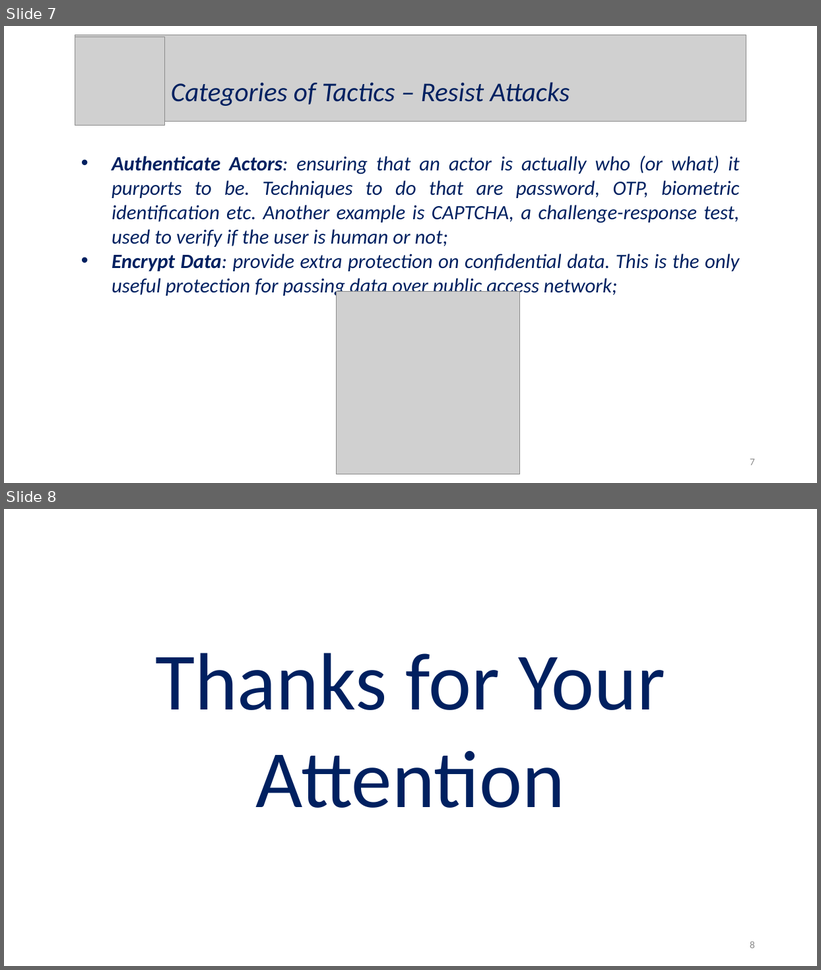
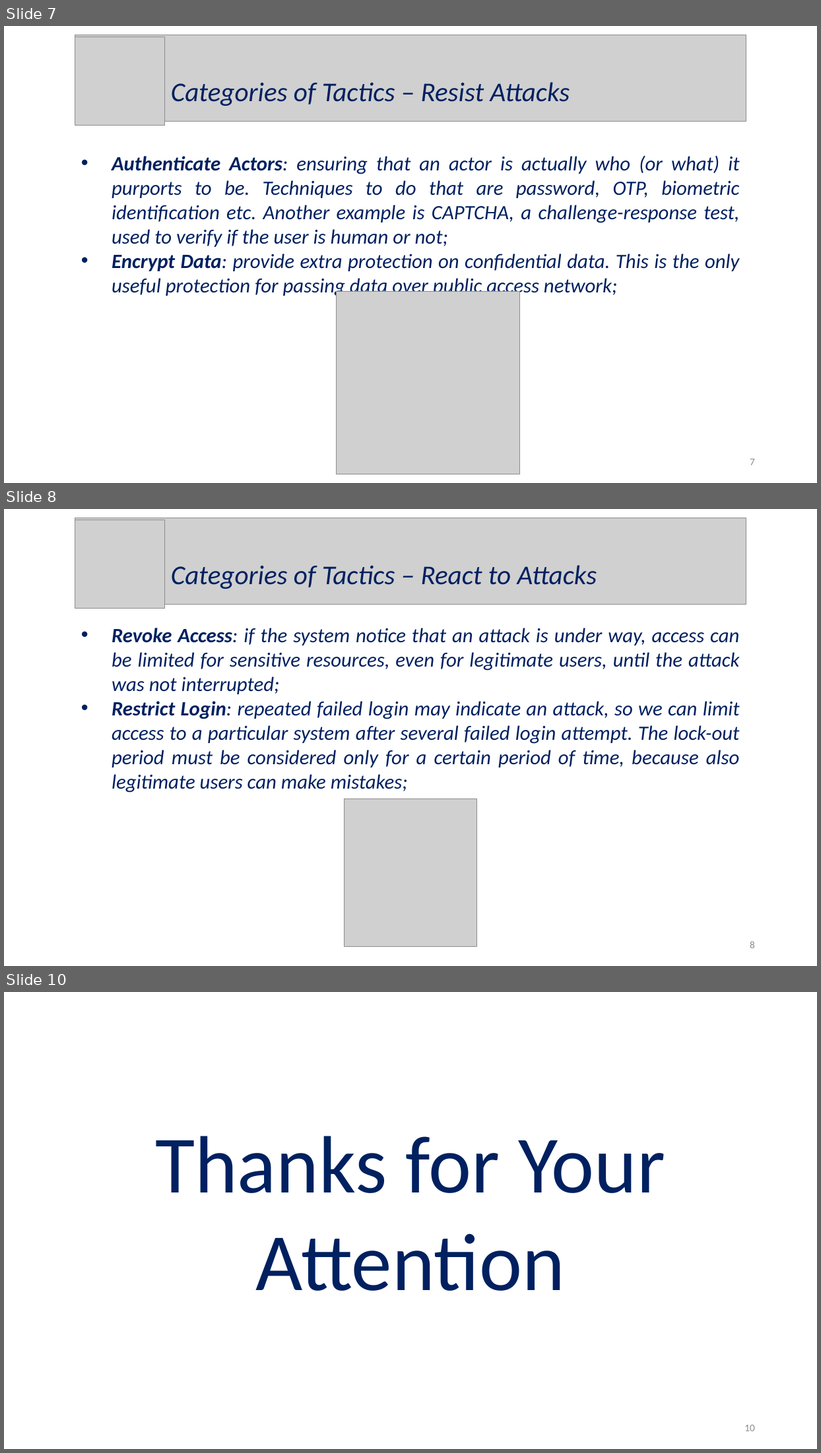
Before and after one commit to Wonderjack996/unimib-software-architecture, a slide deck: Approfondimento - Security/Presentazione - Savazzi.pptx. Shown one above the other, each under a label of ours: slides 7 and 8 before the commit, slides 7, 8 and 10 after it; the slides between them are not shown. The pictures are 821x970 and 821x1453 pixels, drawn with LibreOffice and Linux fonts; fonts in the diff are those of the drawing; grey boxes stand for pictures. Boxes give left, top, right and bottom in pixels: in the first picture for what was removed or moved away, otherwise in the second. Text is boxed around its words. In the diff, an @@ line names an element or a change of style, - is before the commit and + after.

```diff
--- a/Approfondimento - Security/Presentazione - Savazzi.pptx
+++ b/Approfondimento - Security/Presentazione - Savazzi.pptx
@@ slide 8 added at (4, 509, 817, 966), background #FFFFFF @@
@@ picture added at (75, 518, 746, 605) @@
@@ picture added at (75, 520, 165, 609) @@
@@ text added at (171, 565, 597, 589), 32 pt, text #002060, italic @@
+Categories of Tactics – React to Attacks
@@ text added at (112, 628, 740, 793), 24 pt, text #002060, italic @@
+• Revoke Access: if the system notice that an attack is under way, access can be limited for sensitive resources, even for legitimate users, until the attack was not interrupted;
+• Restrict Login: repeated failed login may indicate an attack, so we can limit access to a particular system after several failed login attempt. The lock-out period must be considered only for a certain period of time, because also legitimate users can make mistakes;
@@ picture added at (345, 799, 477, 947) @@
@@ page number added at (750, 941, 755, 949), 12 pt, text #8C8C8C @@
+8
@@ what was slide 8 is now slide 10 @@
@@ page number at (745, 1425, 755, 1432): text changed @@
-8
+10
```
Also in this commit, not shown: 3 slides changed, 1 other slide added, 7 other files.
